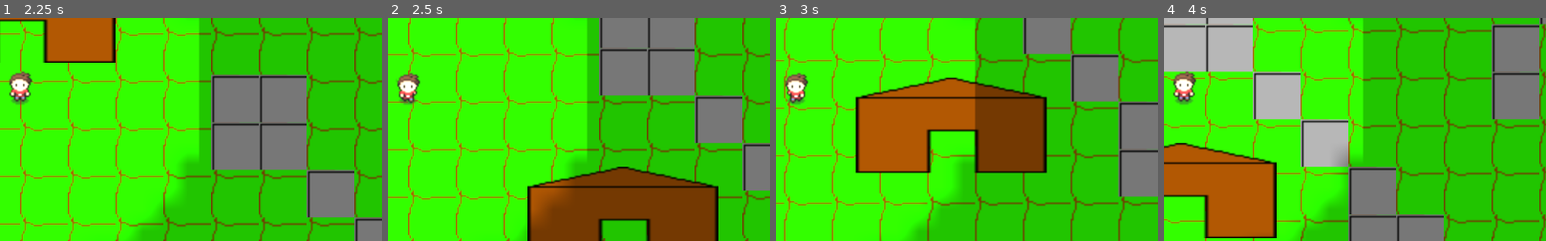
Above: before the commit, frames 1-4 (left to right).
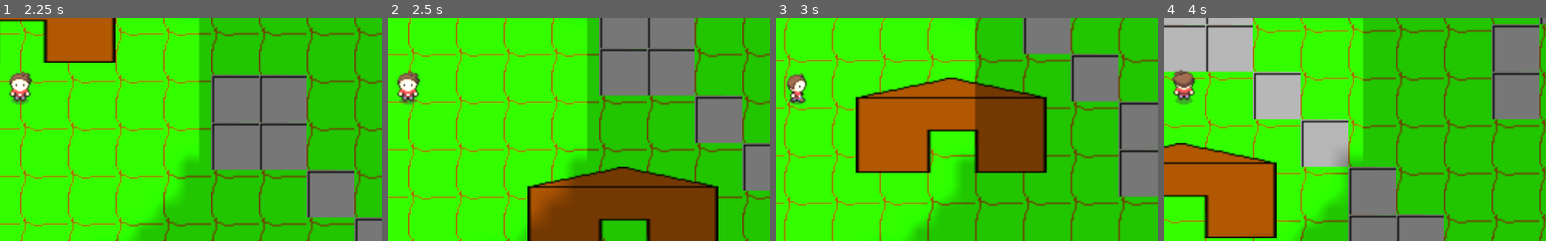
Above: after the commit, the same moments.

Repository: HaywardMorihara/2021AprGameJam
Game: Godot game, scene res://menu/MainMenu.tscn
The game is run twice, just before and just after one commit, with the same random seed, the same clock (stepped at 60 frames per second) and the same inputs.
Inputs (mouse positions are % of the whole screen's width and height, from its top left):
- Up to frame 1 (2.25 s): click "Start" at 0.5 s; tap Enter at 1.25 s; move the mouse to (72, 45) at 1.27 s; hold D (right) 1.28-2.03 s; tap Space (check_watch) at 1.35, 2 s; move the mouse to (30, 55) at 2.02 s; hold S (down) from 2.03 s (still down); click (30, 55) at 2.1 s
- Up to frame 2 (2.5 s): keep holding S (down)
- Up to frame 3 (3 s): move the mouse to (60, 28) at 2.77 s; release S (down) at 2.78 s; hold D (right) from 2.78 s (still down); tap Space (check_watch) at 2.85 s
- Up to frame 4 (4 s): move the mouse to (45, 70) at 3.52 s; release D (right) at 3.53 s; hold W (up) from 3.53 s (still down); click (45, 70) at 3.6 s
The pictures show only the part of the screen within x 47-97%, y 35-85%; the shares and areas given below are measured in that part.

Frame 1 is identical in both runs. In frame 2, 0.5% of the frame differs, in the area x 2-9%, y 23-39%; in frame 3, 0.5%; in frame 4, 0.6%, in the area x 2-9%, y 23-38%.

Commit message:
Basic player animation

Diff:
--- a/player/Player.gd
+++ b/player/Player.gd
@@ -32,13 +32,18 @@
 	# Make sure diagonal movement isn't faster
 	velocity = velocity.normalized() * speed
 
+	# TODO Probably should have this somehwere else...but I think it needs to
+	# be part of _physics_process for optmization
 	if velocity.length() == 0:
 		$PlayerAnimation.animation = "still_down"
 	elif abs(velocity.x) >= abs(velocity.y):
-		pass
+		if velocity.x < 0:
+			$PlayerAnimation.animation = "moving_left"
+		else:
+			$PlayerAnimation.animation = "moving_right"
 	else:
 		if velocity.y < 0:
-			pass
+			$PlayerAnimation.animation = "moving_up"
 		else:
 			$PlayerAnimation.animation = "moving_down"
 
--- a/player/Player.tscn
+++ b/player/Player.tscn
@@ -37,7 +37,67 @@
 atlas = ExtResource( 5 )
 region = Rect2( 0, 0, 16, 32 )
 
-[sub_resource type="SpriteFrames" id=8]
+[sub_resource type="AtlasTexture" id=8]
+flags = 4
+atlas = ExtResource( 5 )
+region = Rect2( 0, 32, 16, 32 )
+
+[sub_resource type="AtlasTexture" id=9]
+flags = 4
+atlas = ExtResource( 5 )
+region = Rect2( 16, 32, 16, 32 )
+
+[sub_resource type="AtlasTexture" id=10]
+flags = 4
+atlas = ExtResource( 5 )
+region = Rect2( 32, 32, 16, 32 )
+
+[sub_resource type="AtlasTexture" id=11]
+flags = 4
+atlas = ExtResource( 5 )
+region = Rect2( 48, 32, 16, 32 )
+
+[sub_resource type="AtlasTexture" id=12]
+flags = 4
+atlas = ExtResource( 5 )
+region = Rect2( 0, 96, 16, 32 )
+
+[sub_resource type="AtlasTexture" id=13]
+flags = 4
+atlas = ExtResource( 5 )
+region = Rect2( 16, 96, 16, 32 )
+
+[sub_resource type="AtlasTexture" id=14]
+flags = 4
+atlas = ExtResource( 5 )
+region = Rect2( 32, 96, 16, 32 )
+
+[sub_resource type="AtlasTexture" id=15]
+flags = 4
+atlas = ExtResource( 5 )
+region = Rect2( 48, 96, 16, 32 )
+
+[sub_resource type="AtlasTexture" id=16]
+flags = 4
+atlas = ExtResource( 5 )
+region = Rect2( 0, 64, 16, 32 )
+
+[sub_resource type="AtlasTexture" id=17]
+flags = 4
+atlas = ExtResource( 5 )
+region = Rect2( 16, 64, 16, 32 )
+
+[sub_resource type="AtlasTexture" id=18]
+flags = 4
+atlas = ExtResource( 5 )
+region = Rect2( 32, 64, 16, 32 )
+
+[sub_resource type="AtlasTexture" id=19]
+flags = 4
+atlas = ExtResource( 5 )
+region = Rect2( 48, 64, 16, 32 )
+
+[sub_resource type="SpriteFrames" id=20]
 animations = [ {
 "frames": [ SubResource( 3 ), SubResource( 4 ), SubResource( 5 ), SubResource( 6 ) ],
 "loop": true,
@@ -47,6 +107,21 @@
 "frames": [ SubResource( 7 ) ],
 "loop": true,
 "name": "still_down",
+"speed": 5.0
+}, {
+"frames": [ SubResource( 8 ), SubResource( 9 ), SubResource( 10 ), SubResource( 11 ) ],
+"loop": true,
+"name": "moving_right",
+"speed": 5.0
+}, {
+"frames": [ SubResource( 12 ), SubResource( 13 ), SubResource( 14 ), SubResource( 15 ) ],
+"loop": true,
+"name": "moving_left",
+"speed": 5.0
+}, {
+"frames": [ SubResource( 16 ), SubResource( 17 ), SubResource( 18 ), SubResource( 19 ) ],
+"loop": true,
+"name": "moving_up",
 "speed": 5.0
 } ]
 
@@ -76,6 +151,7 @@
 script = ExtResource( 1 )
 
 [node name="PlayerAnimation" type="AnimatedSprite" parent="."]
-frames = SubResource( 8 )
-animation = "moving_down"
+frames = SubResource( 20 )
+animation = "still_down"
+speed_scale = 2.0
 [connection signal="timeout" from="StillnessTimer" to="StillnessTimer" method="_on_StillnessTimer_timeout"]
Not shown: 1 places in player/Player.tscn that only renumber resources
